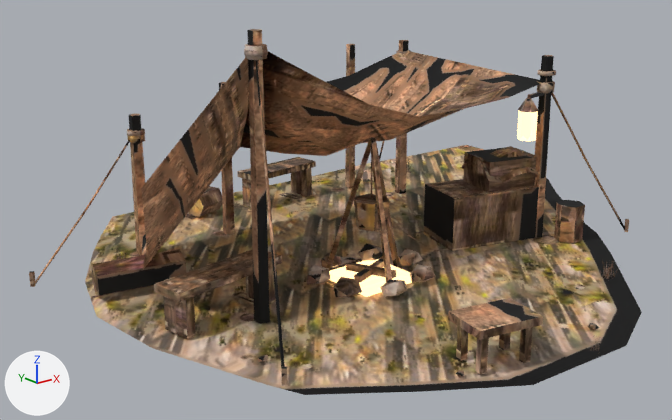
The glTF model godot/project/assets/forest_rescue/landmarks/lf_env_camp_props_LOD1.glb as it was, and as the next commit left it.
Before and after are seen from a camera (50 mm lens) standing at (-6.66, -8.16, 3.72) and looking at (-0.13, 0.01, 0.45). Arrows for +X, +Y and +Z are at lower left; the lights stay in place. The older version comes first. Where no turn or scale is listed for an object, it has been applied to the vertices. Vertices at exactly the same position are counted once.

The first picture shows 'lf_env_camp_props_LOD1', 'lf_env_camp_props_base_LOD1', 'lf_env_camp_props_cloth_LOD1'.
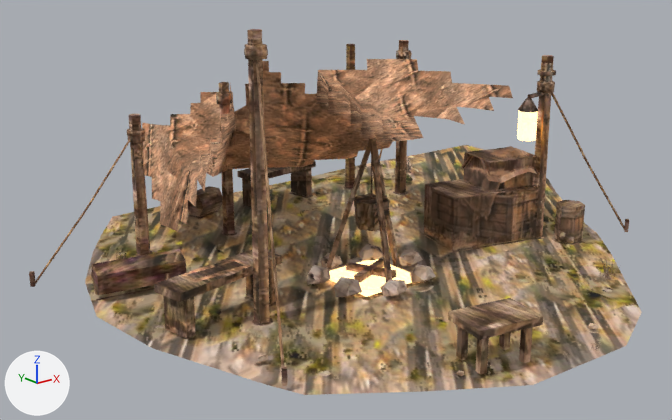
Changed parts and their boxes (x1, y1, x2, y2) in the pictures (672 x 420 px):
'lf_env_camp_props_cloth_LOD1', reshaped (7% narrower, 21% shorter): before (141, 51, 540, 270); after (142, 59, 513, 232)
part 1 of me_lf_env_camp_props_base_lod1, surface changed: (85, 145, 642, 395) in both
part 3 of me_lf_env_camp_props_lod1, surface changed: (29, 29, 629, 386) in both

The change, as a diff of the scene's bpy script:
```diff
--- a/godot/project/assets/forest_rescue/landmarks/lf_env_camp_props_LOD1.glb.py
+++ b/godot/project/assets/forest_rescue/landmarks/lf_env_camp_props_LOD1.glb.py
@@ me_lf_env_camp_props_base_lod1 @@
 me_lf_env_camp_props_base_lod1.from_pydata(...)  # 119 vertices, 150 faces; spans x -3.22..5.02, y -3.72..2.82, z -0.06..0.28
 # used by ob_lf_env_camp_props_base_lod1; location = (0.0, 0.0, 0.0)
+# me_lf_env_camp_props_base_lod1 part 1: texture (UV) coordinates of 134 of 150 faces, centred in x -2.82..4.65, y -3.37..2.64, z -0.05..0.04, changed; they spanned u 0.0..1.0, v 0.0..0.99 and now span u 0.0..0.99, v 0.0..1.0
 me_lf_env_camp_props_base_lod1.materials.append(mat_lf_env_camp_props_lod1_card)
@@ me_lf_env_camp_props_cloth_lod1 @@
 # used by ob_lf_env_camp_props_cloth_lod1; location = (0.0, 0.0, 0.0)
-me_lf_env_camp_props_cloth_lod1.from_pydata(...)  # 45 vertices, 64 faces; spans x -3.21..2.02, y -1.22..1.24, z 0.14..2.65
+me_lf_env_camp_props_cloth_lod1.from_pydata(...)  # 282 vertices, 454 faces; spans x -2.29..1.93, y -1.21..3.0, z 0.17..2.49
+# me_lf_env_camp_props_cloth_lod1 part 2: 45 vertices removed from x -3.21..2.02, y -1.22..1.24, z 0.14..2.65; 282 vertices added at x -2.29..1.93, y -1.21..3.0, z 0.17..2.49
 me_lf_env_camp_props_cloth_lod1.materials.append(mat_lf_env_camp_props_lod1_cloth)
@@ me_lf_env_camp_props_lod1 @@
 me_lf_env_camp_props_lod1.from_pydata(...)  # 622 vertices, 950 faces; spans x -3.45..3.05, y -3.49..2.45, z -0.01..2.78
 # used by ob_lf_env_camp_props_lod1_1; location = (0.0, 0.0, 0.0)
+# me_lf_env_camp_props_lod1 part 3: texture (UV) coordinates of 950 of 950 faces, centred in x -3.44..3.04, y -3.45..2.44, z 0.0..2.78, changed; they spanned u 0.0..1.0, v 0.0..0.99 and now span u 0.0..1.0, v 0.0..1.0
 me_lf_env_camp_props_lod1.materials.append(mat_lf_env_camp_props_lod1_cloth)
```
